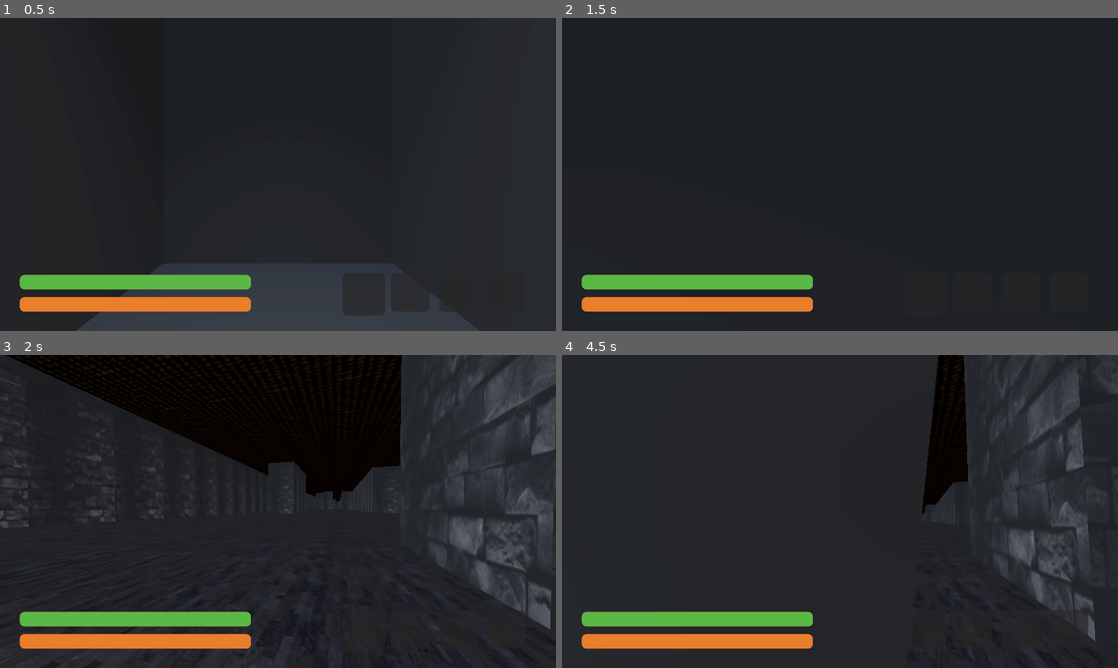
Above: before the commit, frames 1-4 (two rows, left to right).
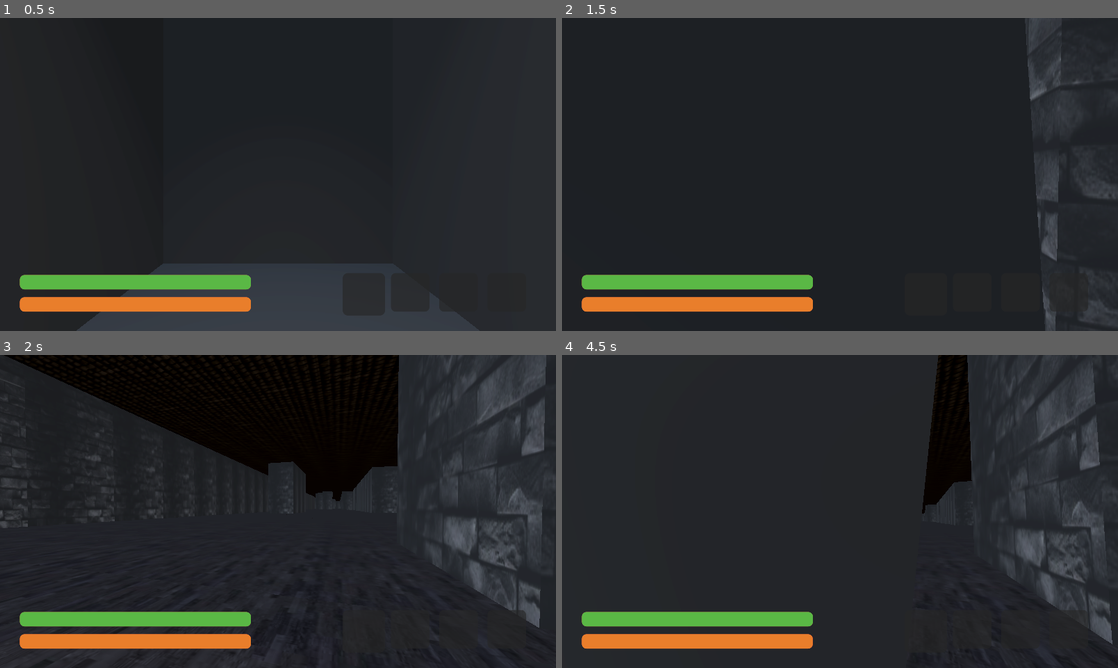
Above: after the commit, the same moments.

Repository: SavageMode123/Lethal-Company
Game: Godot game, scene res://Game.tscn
Two runs of this game, one before a commit and one after it. Both use one fixed random seed, a clock stepped at 60 frames per second and the inputs below.
Inputs (mouse positions are in pixels of both pictures, inside the frame that each line leads up to):
- Up to frame 1 (0.5 s): no input
- Up to frame 2 (1.5 s): tap Enter at 0.5 s; move the mouse to (867, 174) at 0.52 s; hold W (Forward) from 0.53 s (still down); tap Shift (Sprint) at 0.6 s; tap Space (Jump) at 0.77, 1.25 s; move the mouse to (812, 174) at 1.27 s; tap C (Crouch) at 1.35 s
- Up to frame 3 (2 s): keep holding W (Forward); tap Space (Jump) at 1.52 s; tap Shift (Sprint) at 1.55 s
- Up to frame 4 (4.5 s): keep holding W (Forward); move the mouse to (851, 505) at 2.02 s; tap G (Drop) at 2.1 s; tap Shift (Sprint) at 2.3, 3.05, 3.6, 4.35 s; tap Enter at 2.75 s; move the mouse to (834, 517) at 2.77 s; tap E (Interact) at 2.85 s; tap Space (Jump) at 3.02, 3.77 s; move the mouse to (878, 514) at 3.52 s; move the mouse to (795, 508) at 4.27 s

Frame 1 is identical in both runs. In frame 2, 2.7% of the frame differs, in the area x 83-100%, y 0-100%; in frame 3, 2.7%; in frame 4, 3.2%, in the area x 65-100%, y 0-100%.

Commit message:
Modified Player Sprint Speed to be based on Stamina

Diff:
--- a/Player/Player.gd
+++ b/Player/Player.gd
@@ -111,12 +111,12 @@
 
 	# Sprinting
 	if Input.is_action_just_pressed("Sprint") and stamina > 0.1:
-		var tween : Tween = create_tween().set_parallel(true)
+		var tween: Tween = create_tween().set_parallel(true)
+		tween.set_ease(Tween.EASE_IN_OUT)
+		tween.tween_property(camera, "fov", 100, 0.1)
+
 		sprinting = true
-		speed *= 1.25
-
-		tween.set_ease(Tween.EASE_IN_OUT)
-		tween.tween_property(camera, "fov", 100, 0.1)
+		speed = 8
 
 	elif Input.is_action_just_released("Sprint") or stamina <= 0.1:
 		var tween : Tween = create_tween().set_parallel(true)
@@ -125,6 +125,9 @@
 
 		tween.set_ease(Tween.EASE_IN_OUT)
 		tween.tween_property(camera, "fov", 75, 0.1)
+
+	if sprinting:
+		speed = 4 + (stamina/25)
 
 	# Crouching
 	if Input.is_action_just_pressed("Crouch") and not crouching:
